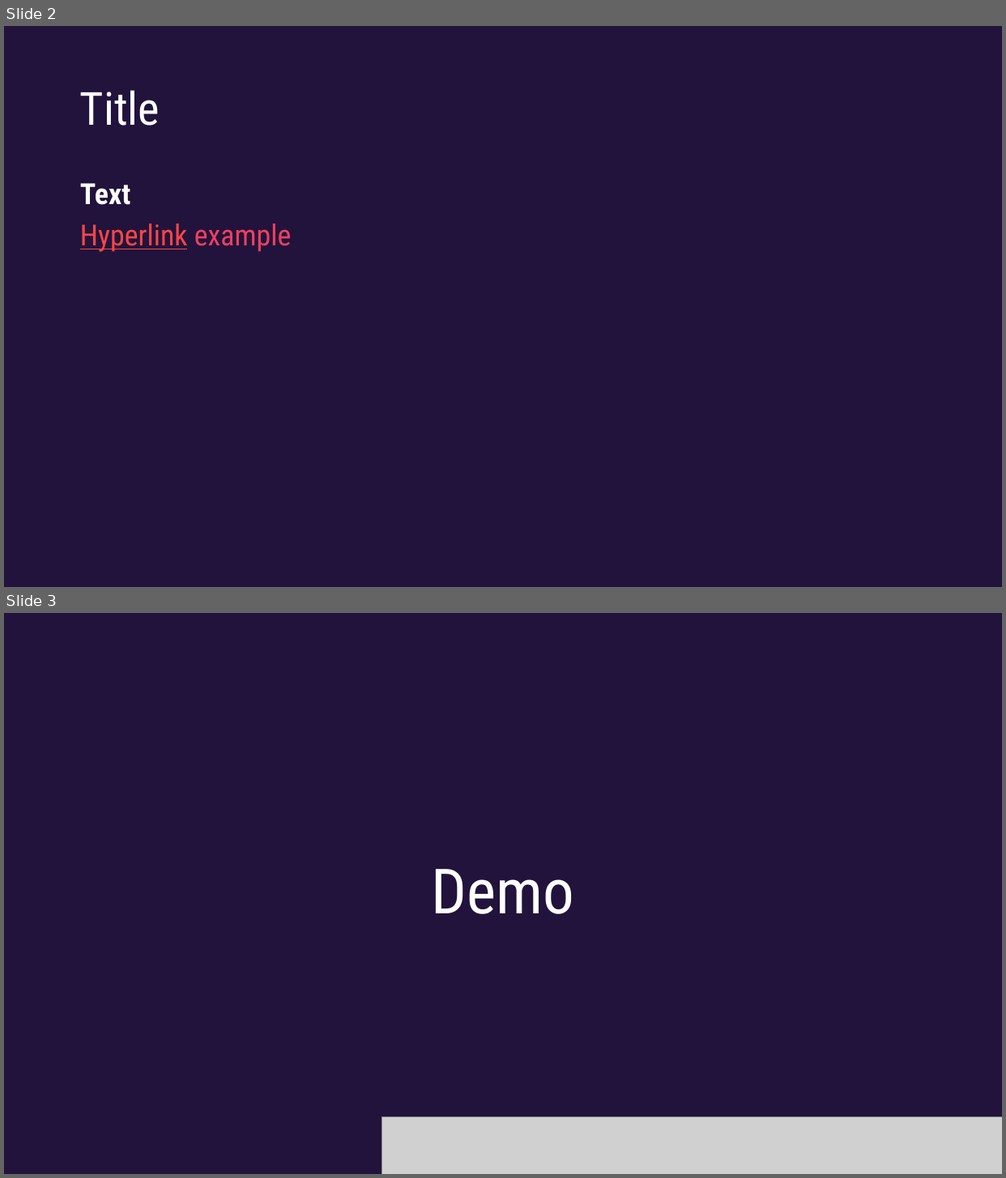
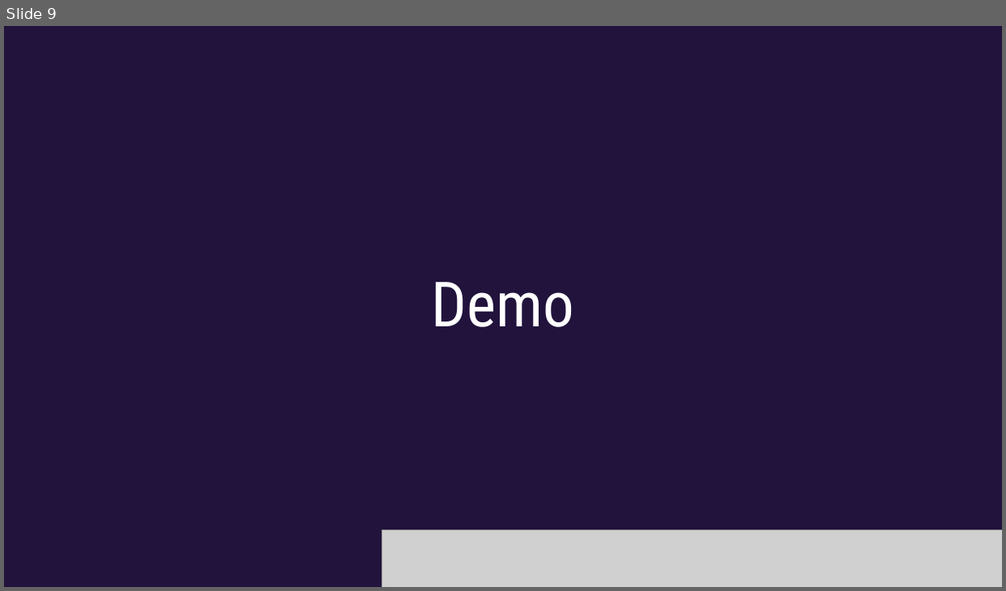
Before and after one commit to dsmith14w/VeeamBackupMP, a slide deck: SCOMathon 2024 PowerPoint Template D Smith Example.pptx. Shown one above the other, each under a label of ours: slides 2 and 3 before the commit, slide 9 after it. The pictures are 1006x1178 and 1006x591 pixels, drawn with LibreOffice and Linux fonts; fonts in the diff are those of the drawing; grey boxes stand for pictures; background and template pictures are left out. Boxes give left, top, right and bottom in pixels: in the first picture for what was removed or moved away, otherwise in the second. Text is boxed around its words. In the diff, an @@ line names an element or a change of style, - is before the commit and + after.

```diff
--- a/SCOMathon 2024 PowerPoint Template D Smith Example.pptx
+++ b/SCOMathon 2024 PowerPoint Template D Smith Example.pptx
@@ slide 2 removed at (4, 26, 1002, 587), background #21133C @@
@@ title removed at (80, 90, 160, 126) @@
-Title
@@ text removed at (80, 183, 292, 252) @@
-Text
-Hyperlink example
@@ what was slide 3 is now slide 9 @@
```
Also in this commit, not shown: 9 slides added, 2 other slides removed.
